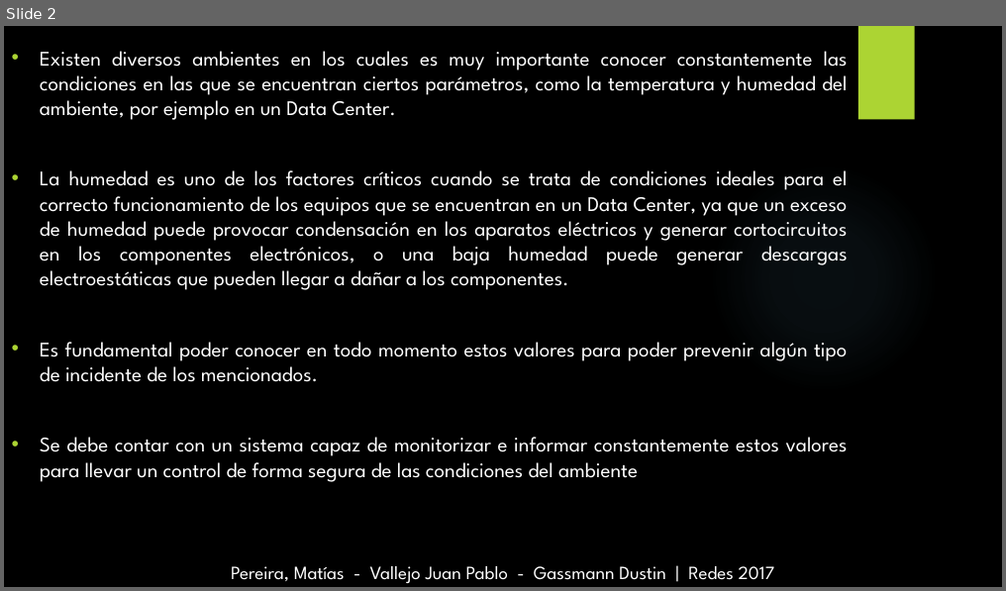
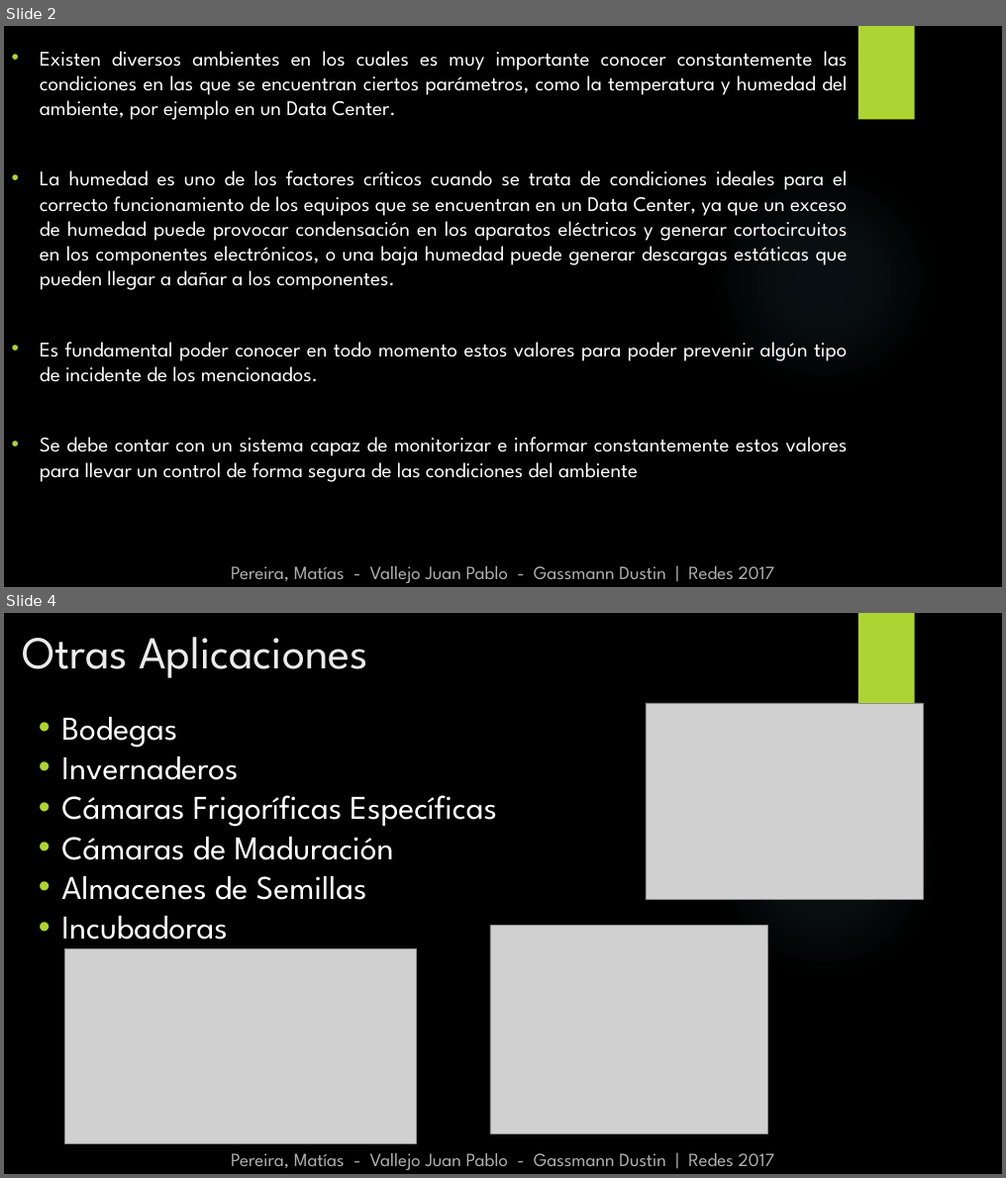
Before and after one commit to dusgab/IoT, a slide deck: SHACoRS.pptx. Shown one above the other, each under a label of ours: slide 2 before the commit, slides 2 and 4 after it; the slides between them are not shown. The pictures are 1006x591 and 1006x1178 pixels, drawn with LibreOffice and Linux fonts; fonts in the diff are those of the drawing; grey boxes stand for pictures; background and template pictures are left out. Boxes give left, top, right and bottom in pixels: in the first picture for what was removed or moved away, otherwise in the second. Text is boxed around its words. In the diff, an @@ line names an element or a change of style, - is before the commit and + after.

```diff
--- a/SHACoRS.pptx
+++ b/SHACoRS.pptx
@@ slide 4 added at bbox=[4, 613, 1002, 1174], background picture (left out); not listed: 2 template elements that a slide beside it also shows @@
@@ title added at bbox=[22, 637, 368, 678], 44 pt, text #EBEBEB @@
+Otras Aplicaciones
@@ text added at bbox=[61, 717, 496, 950], 32 pt, text #FFFFFF @@
+• Bodegas
+• Invernaderos
+• Cámaras Frigoríficas Específicas
+• Cámaras de Maduración
+• Almacenes de Semillas
+• Incubadoras
@@ picture added at bbox=[646, 703, 924, 899] @@
@@ picture added at bbox=[490, 926, 767, 1134] @@
@@ picture added at bbox=[65, 950, 417, 1144] @@
@@ text added at bbox=[231, 1154, 775, 1170], 18 pt, text #B0B0B0 @@
+Pereira, Matías - Vallejo Juan Pablo - Gassmann Dustin | Redes 2017
@@ slide 2 changed as well @@
@@ text at bbox=[40, 171, 847, 290]: text changed @@
-• La humedad es uno de los factores críticos cuando se trata de condiciones ideales para el correcto funcionamiento de los equipos que se encuentran en un Data Center, ya que un exceso de humedad puede provocar condensación en los aparatos eléctricos y generar cortocircuitos en los componentes electrónicos, o una baja humedad puede generar descargas electroestáticas que pueden llegar a dañar a los componentes.
+• La humedad es uno de los factores críticos cuando se trata de condiciones ideales para el correcto funcionamiento de los equipos que se encuentran en un Data Center, ya que un exceso de humedad puede provocar condensación en los aparatos eléctricos y generar cortocircuitos en los componentes electrónicos, o una baja humedad puede generar descargas estáticas que pueden llegar a dañar a los componentes.
@@ text "Pereira, Matías - Vallejo Juan ..." at bbox=[231, 567, 775, 583]: text colour #FFFFFF to #B0B0B0 @@
```
Also in this commit, not shown: 4 other slides changed.
